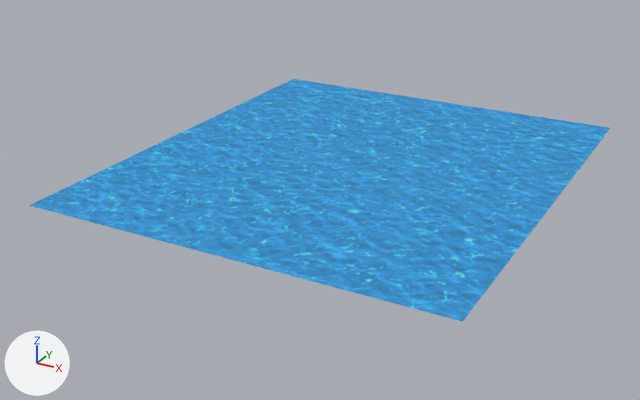
A saved change to the COLLADA model Assets/Models/WaterShape1.dae.
Rendered twice from a 50 mm camera at (13.17, -25.62, 10.29) aimed at (-0.04, -1.61, -1.72). Every picture has the same lights, and +X, +Y and +Z are marked at lower left.

In view in the first picture: 'Water1'.
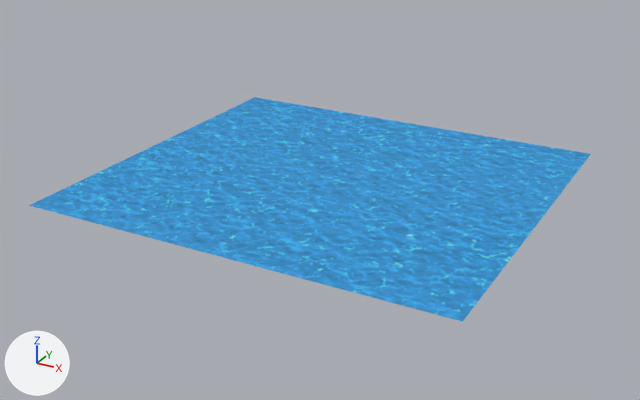
The newer file is also rescaled (x0.789), turned or shifted as a whole; pictures and numbers use the older file's frame.

Boxes (x1, y1, x2, y2) around the edits, measured in the pictures (640 x 400 px):
'Water1', reshaped (7% shorter)
    before: (29, 79, 610, 322)
    after: (29, 97, 590, 322)

The edits, one by one:
me_watershape1 has 4 vertices, 2 faces and spans x -6.9..6.9, y -7.8..7.8, z 0.0.
me_watershape1 is used by ob_water1; location (0.65, -0.65, -0.56).
Part 1, on me_watershape1:
Vertex 2 of me_watershape1 moves from (-6.9, 7.8, 0.0) at pixel (293, 78) to (-6.9, 4.7, 0.0) at pixel (254, 97).
Vertex 3 of me_watershape1 moves from (6.9, 7.8, 0.0) at pixel (610, 127) to (6.9, 4.7, 0.0) at pixel (590, 153).
